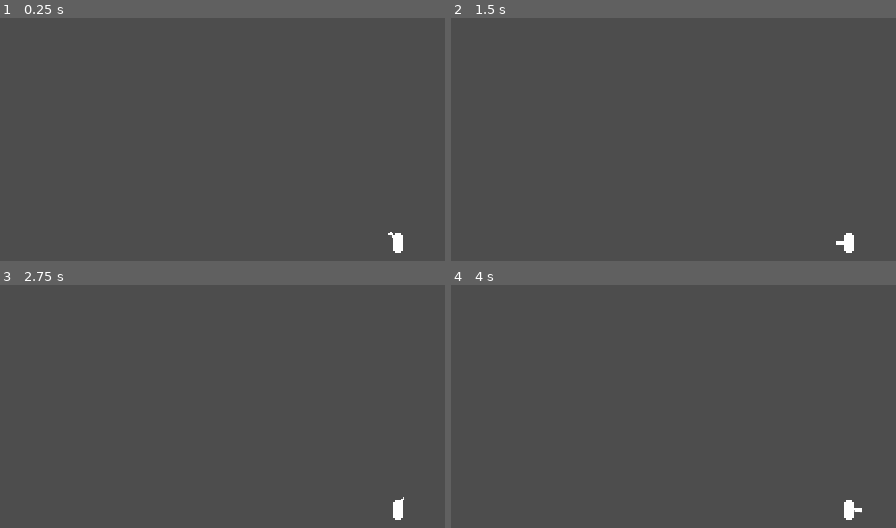
Above: before the commit, frames 1-4 (two rows, left to right).
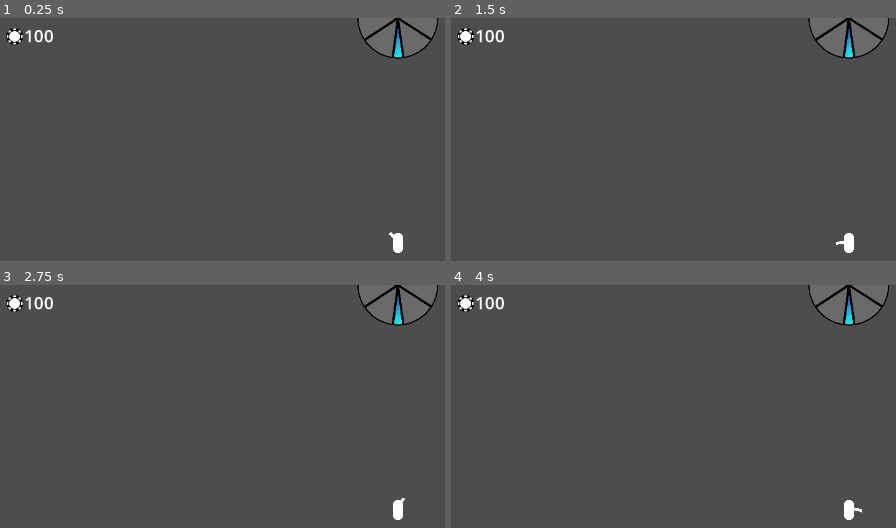
Above: after the commit, the same moments.

Repository: ClipperDev/spinning-game
Game: Godot game, scene res://levels/test_world.tscn
Two runs of this game, one before a commit and one after it. Both use one fixed random seed, a clock stepped at 60 frames per second and the inputs below.
Inputs (mouse positions are in pixels of both pictures, inside the frame that each line leads up to):
- Up to frame 1 (0.25 s): no input
- Up to frame 2 (1.5 s): tap Enter at 0.5 s; move the mouse to (outside the picture) at 0.52 s; press the mouse at (outside the picture) at 0.53 s; hold D (right) from 0.53 s (still down); tap Space (jump) at 0.77, 1.25 s; move the mouse to (outside the picture) at 1.27 s; release the mouse at (outside the picture) at 1.28 s; click (outside the picture) at 1.35 s
- Up to frame 3 (2.75 s): tap Space (jump) at 1.52 s; tap Enter at 2 s; move the mouse to (outside the picture) at 2.02 s; release D (right) at 2.03 s; hold A (left) from 2.03 s (still down); hold Q (spin) from 2.03 s (still down); click (outside the picture) at 2.3 s
- Up to frame 4 (4 s): tap Space (jump) at 2.75, 3.02, 3.77 s; move the mouse to (outside the picture) at 2.77 s; release A (left) at 2.78 s; release Q (spin) at 2.78 s; hold D (right) from 2.78 s (still down); click (outside the picture) at 2.85 s; tap Enter at 3.5 s; move the mouse to (outside the picture) at 3.52 s; press the mouse at (outside the picture) at 3.53 s

The runs differ from the first frame. In frame 1, 2.6% of the frame differs, in the area x 1-99%, y 0-97%; in frame 2, 2.7%; in frame 3, 2.6%; in frame 4, 2.7%.

Commit message:
ui stuff

Diff:
--- a/player/player.tscn
+++ b/player/player.tscn
@@ -44,3 +44,7 @@
 [node name="Camera2D" type="Camera2D" parent="." unique_id=1994980958]
 
 [node name="ui" parent="." unique_id=737340152 instance=ExtResource("2_rkbax")]
+offset_left = -640.0
+offset_top = -360.0
+offset_right = -640.0
+offset_bottom = -360.0
--- a/project.godot
+++ b/project.godot
@@ -19,7 +19,7 @@
 
 window/size/viewport_width=1280
 window/size/viewport_height=720
-window/stretch/mode="canvas_items"
+window/stretch/mode="viewport"
 window/stretch/aspect="expand"
 
 [global_group]
@@ -58,6 +58,11 @@
 "events": [Object(InputEventKey,"resource_local_to_scene":false,"resource_name":"","device":-1,"window_id":0,"alt_press …(192 unchanged characters)…
 ]
 }
+interact={
+"deadzone": 0.2,
+"events": [Object(InputEventKey,"resource_local_to_scene":false,"resource_name":"","device":-1,"window_id":0,"alt_pressed":false,"shift_pressed":false,"ctrl_pressed":false,"meta_pressed":false,"pressed":false,"keycode":0,"physical_keycode":69,"key_label":0,"unicode":101,"location":0,"echo":false,"script":null)
+]
+}
 
 [physics]
 
--- a/scripts/player.gd
+++ b/scripts/player.gd
@@ -16,6 +16,8 @@
 @export var normal_slots: Array[WheelSlot]
 @export var jackpot_slot: WheelSlot
 @export var current_slot: WheelSlot
+
+var chips = 100
 
 var gun_flipped = false
 
@@ -82,5 +84,10 @@
 		ammo -= 1
 
 
-func update_slots_icons() -> void:
-	pass
+# replace a section with a new one
+func replace_wheel_section(section: WheelSlot, slot: int, jackpot: float = false) -> void:
+	if jackpot:
+		jackpot_slot = section
+	else:
+		normal_slots[slot] = section
+	# animations needed
--- /dev/null
+++ b/scripts/shop.gd
@@ -0,0 +1,13 @@
+extends Panel
+
+@onready var shop_item = preload("res://ui/shop_item.tscn")
+
+func _ready() -> void:
+	setup_shop()
+
+func setup_shop() -> void:
+	for i in get_child(0).get_children():
+		i.queue_free()
+	for i in 5:
+		var item = shop_item.instantiate()
+		get_child(0).add_child(item)
--- /dev/null
+++ b/scripts/ui.gd
@@ -0,0 +1,15 @@
+extends Control
+
+
+# Called when the node enters the scene tree for the first time.
+func _ready() -> void:
+	pass # Replace with function body.
+
+
+# Called every frame. 'delta' is the elapsed time since the previous frame.
+func _process(delta: float) -> void:
+	pass
+
+#should update the wheel when called
+func update_slots_icons() -> void:
+	pass
--- /dev/null
+++ b/ui/shop.tscn
@@ -0,0 +1,34 @@
+[gd_scene format=3 uid="uid://crcliukludp7t"]
+
+[ext_resource type="Script" uid="uid://diifd6k0tng2j" path="res://scripts/shop.gd" id="1_foe6g"]
+[ext_resource type="PackedScene" uid="uid://c85nyatcxibyc" path="res://ui/shop_item.tscn" id="2_2v8nf"]
+
+[node name="shop" type="Panel" unique_id=986474371]
+anchors_preset = 15
+anchor_right = 1.0
+anchor_bottom = 1.0
+grow_horizontal = 2
+grow_vertical = 2
+script = ExtResource("1_foe6g")
+
+[node name="HBoxContainer" type="HBoxContainer" parent="." unique_id=1399875224]
+layout_mode = 0
+offset_left = 372.0
+offset_top = 281.0
+offset_right = 888.0
+offset_bottom = 452.0
+
+[node name="shop_item" parent="HBoxContainer" unique_id=407288892 instance=ExtResource("2_2v8nf")]
+layout_mode = 2
+
+[node name="shop_item2" parent="HBoxContainer" unique_id=1162338836 instance=ExtResource("2_2v8nf")]
+layout_mode = 2
+
+[node name="shop_item3" parent="HBoxContainer" unique_id=404555733 instance=ExtResource("2_2v8nf")]
+layout_mode = 2
+
+[node name="shop_item4" parent="HBoxContainer" unique_id=1189592272 instance=ExtResource("2_2v8nf")]
+layout_mode = 2
+
+[node name="shop_item5" parent="HBoxContainer" unique_id=803766077 instance=ExtResource("2_2v8nf")]
+layout_mode = 2
--- /dev/null
+++ b/ui/shop_item.tscn
@@ -0,0 +1,41 @@
+[gd_scene format=3 uid="uid://c85nyatcxibyc"]
+
+[ext_resource type="Texture2D" uid="uid://dpus87o53r46p" path="res://pngs/chip.png" id="1_mgmnk"]
+
+[node name="shop_item" type="Control" unique_id=407288892]
+custom_minimum_size = Vector2(100, 171)
+layout_mode = 3
+anchors_preset = 0
+offset_left = -41.0
+offset_top = -70.0
+offset_right = 59.0
+offset_bottom = 101.0
+
+[node name="cost" type="Label" parent="." unique_id=266355603]
+layout_mode = 0
+offset_left = 28.0
+offset_right = 68.0
+offset_bottom = 23.0
+text = "100"
+horizontal_alignment = 1
+
+[node name="Sprite2D2" type="Sprite2D" parent="cost" unique_id=1187117893]
+position = Vector2(-14, 13)
+scale = Vector2(0.5272038, 0.5272038)
+texture = ExtResource("1_mgmnk")
+
+[node name="Panel" type="Panel" parent="." unique_id=1509781662]
+layout_mode = 0
+offset_top = 27.0
+offset_right = 81.0
+offset_bottom = 132.0
+
+[node name="image" type="Sprite2D" parent="." unique_id=1702739787]
+position = Vector2(41, 70)
+
+[node name="Button" type="Button" parent="." unique_id=1028702862]
+layout_mode = 0
+offset_top = 138.0
+offset_right = 81.0
+offset_bottom = 169.0
+text = "BUY"
--- a/ui/ui.tscn
+++ b/ui/ui.tscn
@@ -1,12 +1,35 @@
 [gd_scene format=3 uid="uid://enbc8wrc2luc"]
+
+[ext_resource type="PackedScene" uid="uid://dvax3pt1c2alc" path="res://ui/wheel.tscn" id="1_nb4k0"]
+[ext_resource type="Script" uid="uid://boumo01enybwp" path="res://scripts/ui.gd" id="1_wl5ax"]
+[ext_resource type="Texture2D" uid="uid://dpus87o53r46p" path="res://pngs/chip.png" id="2_ks8t7"]
 
 [node name="ui" type="Control" unique_id=737340152]
 layout_mode = 3
 anchors_preset = 0
-offset_right = 40.0
-offset_bottom = 40.0
+mouse_filter = 2
+script = ExtResource("1_wl5ax")
 
-[node name="wheel" type="Control" parent="." unique_id=1427488648]
-anchors_preset = 0
-offset_right = 40.0
-offset_bottom = 40.0
+[node name="wheel" parent="." unique_id=1075253300 instance=ExtResource("1_nb4k0")]
+layout_mode = 1
+anchors_preset = 5
+anchor_left = 0.5
+anchor_right = 0.5
+offset_left = 640.0
+offset_right = 640.0
+grow_horizontal = 2
+scale = Vector2(0.21578313, 0.21578313)
+
+[node name="chips" type="Label" parent="." unique_id=634992783]
+layout_mode = 0
+offset_left = 42.0
+offset_top = 9.0
+offset_right = 97.0
+offset_bottom = 54.0
+scale = Vector2(0.85233414, 0.85233414)
+theme_override_font_sizes/font_size = 32
+text = "100"
+
+[node name="Sprite2D" type="Sprite2D" parent="chips" unique_id=1662503014]
+position = Vector2(-18, 24)
+texture = ExtResource("2_ks8t7")
--- /dev/null
+++ b/ui/wheel.tscn
@@ -0,0 +1,102 @@
+[gd_scene format=3 uid="uid://dvax3pt1c2alc"]
+
+[ext_resource type="Texture2D" uid="uid://bu8q6k8n32bts" path="res://pngs/jackpot_placeholder.png" id="1_oyw86"]
+[ext_resource type="Texture2D" uid="uid://c2uh11s8x8628" path="res://pngs/normal_placeholder.png" id="2_fccca"]
+
+[node name="wheel" type="Control" unique_id=1075253300]
+layout_mode = 3
+anchors_preset = 0
+
+[node name="JackpotPlaceholder" type="Sprite2D" parent="." unique_id=1901642495]
+position = Vector2(2, 150)
+rotation = 3.1415927
+texture = ExtResource("1_oyw86")
+
+[node name="NormalPlaceholder" type="Sprite2D" parent="." unique_id=1953912930]
+position = Vector2(80, 126.00001)
+rotation = 2.576106
+texture = ExtResource("2_fccca")
+
+[node name="NormalPlaceholder2" type="Sprite2D" parent="." unique_id=1839581966]
+position = Vector2(147, 20.999998)
+rotation = 1.717404
+texture = ExtResource("2_fccca")
+
+[node name="NormalPlaceholder3" type="Sprite2D" parent="." unique_id=493972058]
+position = Vector2(110.99999, -98.99999)
+rotation = 0.858702
+texture = ExtResource("2_fccca")
+
+[node name="NormalPlaceholder4" type="Sprite2D" parent="." unique_id=711978604]
+position = Vector2(-2, -150)
+texture = ExtResource("2_fccca")
+
+[node name="NormalPlaceholder5" type="Sprite2D" parent="." unique_id=1007251881]
+position = Vector2(-116, -96.99999)
+rotation = -0.858702
+texture = ExtResource("2_fccca")
+
+[node name="NormalPlaceholder6" type="Sprite2D" parent="." unique_id=1731416371]
+position = Vector2(-149, 23.999992)
+rotation = -1.717404
+texture = ExtResource("2_fccca")
+
+[node name="NormalPlaceholder7" type="Sprite2D" parent="." unique_id=1714327671]
+position = Vector2(-79, 128)
+rotation = -2.576106
+texture = ExtResource("2_fccca")
+
+[node name="slot_1" type="Area2D" parent="." unique_id=800931037]
+
+[node name="CollisionPolygon2D2" type="CollisionPolygon2D" parent="slot_1" unique_id=1703584030]
+position = Vector2(80, 126.00001)
+rotation = 2.576106
+polygon = PackedVector2Array(-9.5, -148.8, -9.5, -147.3, -54.800003, -142.5, -60, -142.5, -121.5, -122.7, -121.5, -116.8, -1.5, 139.1, -1.5, 141.9, 3.199997, 142.9, 120.399994, -116.5, 121.899994, -116.5, 122.899994, -121.2, 102.5, -130.4, 102.5, -131.9, 65.5, -140.9, 65.5, -142.3)
+
+[node name="slot_2" type="Area2D" parent="." unique_id=823722900]
+
+[node name="CollisionPolygon2D3" type="CollisionPolygon2D" parent="slot_2" unique_id=187954933]
+position = Vector2(147, 20.999998)
+rotation = 1.717404
+polygon = PackedVector2Array(-9.5, -148.8, -9.5, -147.3, -54.800003, -142.5, -60, -142.5, -121.5, -122.7, -121.5, -116.8, -1.5, 139.1, -1.5, 141.9, 3.199997, 142.9, 120.399994, -116.5, 121.899994, -116.5, 122.899994, -121.2, 102.5, -130.4, 102.5, -131.9, 65.5, -140.9, 65.5, -142.3)
+
+[node name="slot_3" type="Area2D" parent="." unique_id=1393785933]
+
+[node name="CollisionPolygon2D4" type="CollisionPolygon2D" parent="slot_3" unique_id=838261480]
+position = Vector2(110.99999, -98.99999)
+rotation = 0.85870206
+polygon = PackedVector2Array(-9.5, -148.8, -9.5, -147.3, -54.800003, -142.5, -60, -142.5, -121.5, -122.7, -121.5, -116.8, -1.5, 139.1, -1.5, 141.9, 3.199997, 142.9, 120.399994, -116.5, 121.899994, -116.5, 122.899994, -121.2, 102.5, -130.4, 102.5, -131.9, 65.5, -140.9, 65.5, -142.3)
+
+[node name="slot_4" type="Area2D" parent="." unique_id=262303307]
+
+[node name="CollisionPolygon2D5" type="CollisionPolygon2D" parent="slot_4" unique_id=102047264]
+position = Vector2(-2, -150)
+polygon = PackedVector2Array(-9.5, -148.8, -9.5, -147.3, -54.800003, -142.5, -60, -142.5, -121.5, -122.7, -121.5, -116.8, -1.5, 139.1, -1.5, 141.9, 3.199997, 142.9, 120.399994, -116.5, 121.899994, -116.5, 122.899994, -121.2, 102.5, -130.4, 102.5, -131.9, 65.5, -140.9, 65.5, -142.3)
+
+[node name="slot_5" type="Area2D" parent="." unique_id=360886046]
+
+[node name="CollisionPolygon2D6" type="CollisionPolygon2D" parent="slot_5" unique_id=377020648]
+position = Vector2(-116, -96.99999)
+rotation = -0.85870206
+polygon = PackedVector2Array(-9.5, -148.8, -9.5, -147.3, -54.800003, -142.5, -60, -142.5, -121.5, -122.7, -121.5, -116.8, -1.5, 139.1, -1.5, 141.9, 3.199997, 142.9, 120.399994, -116.5, 121.899994, -116.5, 122.899994, -121.2, 102.5, -130.4, 102.5, -131.9, 65.5, -140.9, 65.5, -142.3)
+
+[node name="slot_6" type="Area2D" parent="." unique_id=2112952931]
+
+[node name="CollisionPolygon2D7" type="CollisionPolygon2D" parent="slot_6" unique_id=463712240]
+position = Vector2(-149, 23.999992)
+rotation = -1.717404
+polygon = PackedVector2Array(-9.5, -148.8, -9.5, -147.3, -54.800003, -142.5, -60, -142.5, -121.5, -122.7, -121.5, -116.8, -1.5, 139.1, -1.5, 141.9, 3.199997, 142.9, 120.399994, -116.5, 121.899994, -116.5, 122.899994, -121.2, 102.5, -130.4, 102.5, -131.9, 65.5, -140.9, 65.5, -142.3)
+
+[node name="slot_7" type="Area2D" parent="." unique_id=743286400]
+
+[node name="CollisionPolygon2D8" type="CollisionPolygon2D" parent="slot_7" unique_id=1212328186]
+position = Vector2(-79, 128)
+rotation = -2.576106
+polygon = PackedVector2Array(-9.5, -148.8, -9.5, -147.3, -54.800003, -142.5, -60, -142.5, -121.5, -122.7, -121.5, -116.8, -1.5, 139.1, -1.5, 141.9, 3.199997, 142.9, 120.399994, -116.5, 121.899994, -116.5, 122.899994, -121.2, 102.5, -130.4, 102.5, -131.9, 65.5, -140.9, 65.5, -142.3)
+
+[node name="slot_8" type="Area2D" parent="." unique_id=1431410449]
+
+[node name="CollisionPolygon2D" type="CollisionPolygon2D" parent="slot_8" unique_id=1993523792]
+position = Vector2(2, 150)
+rotation = -3.1415925
+polygon = PackedVector2Array(-22.5, -147.6, -22.5, -146.3, -35.5, -145.3, -35.5, -138.3, -1.5, 111.899994, -1.5, 117.29999, 4.100006, 117.70001, 37.199997, -132.5, 39.5, -132.5, 36.5, -143, 36.5, -146.4)
Binary file added: pngs/chip.png
Not shown, added: pngs/chip.png.import
Binary file added: pngs/jackpot_placeholder.png
Not shown, added: pngs/jackpot_placeholder.png.import
Binary file added: pngs/normal_placeholder.png
Not shown, added: pngs/normal_placeholder.png.import
Not shown, added: scripts/shop.gd.uid
Not shown, added: scripts/ui.gd.uid
